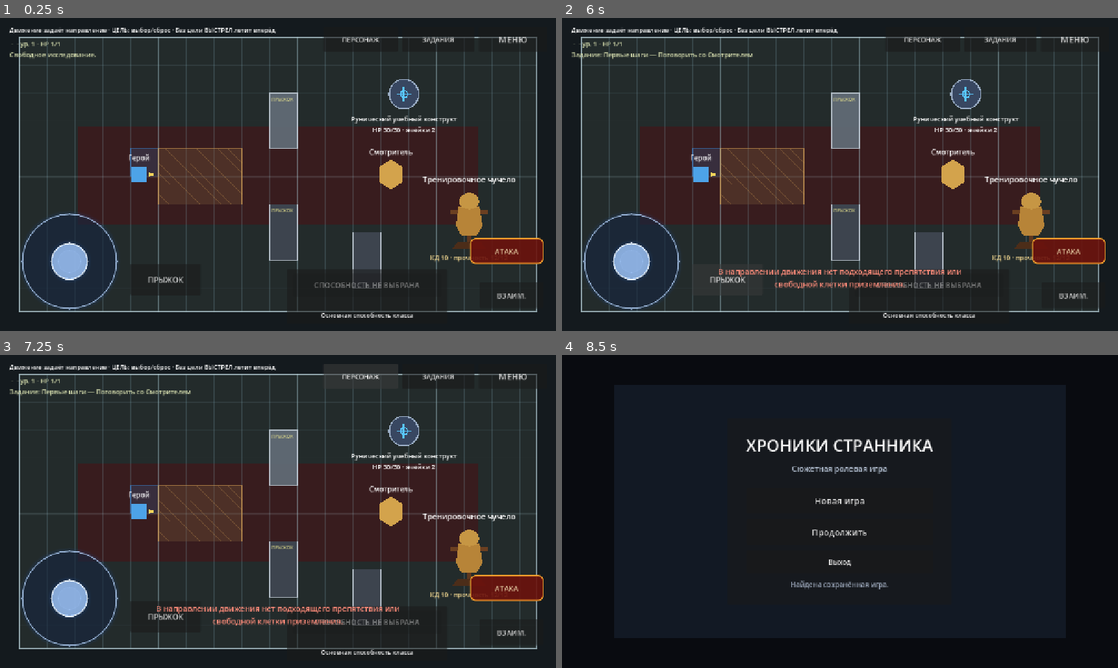
Above: before the commit, frames 1-4 (two rows, left to right).
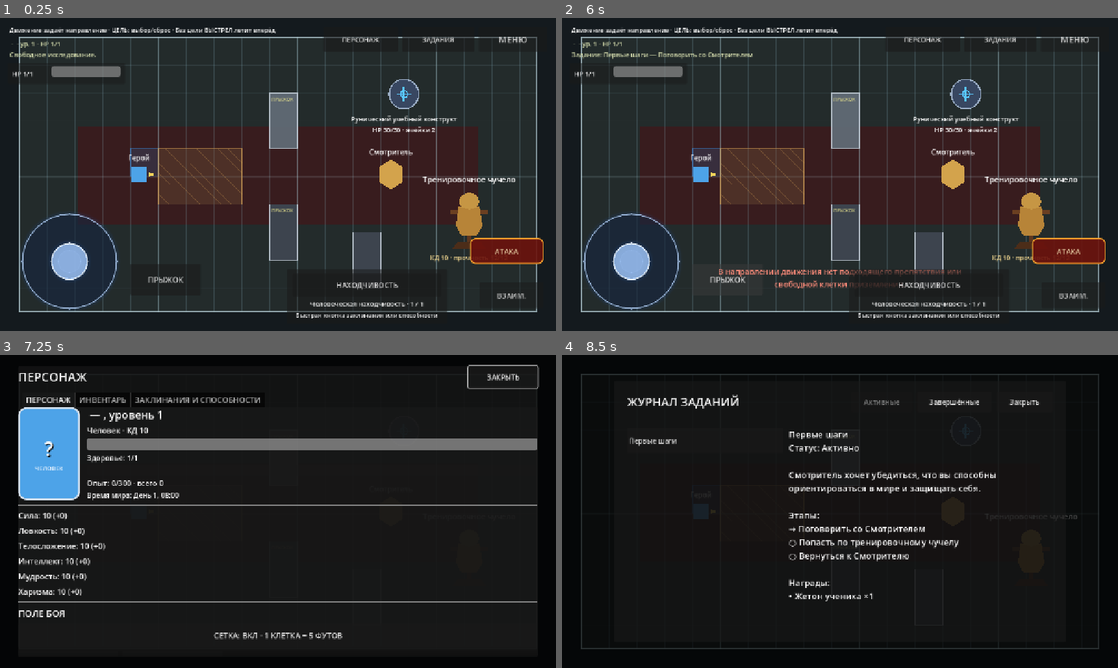
Above: after the commit, the same moments.

Repository: eretenkodaniil16-rgb/rpg-project
Game: Godot game, scene res://scenes/game/game.tscn
Same seed, same stepped clock (60 frames per second), same inputs: the game is played once before the commit and once after it. This scene is started directly instead of the project's main scene.
Inputs (mouse positions are in pixels of both pictures, inside the frame that each line leads up to):
- Up to frame 1 (0.25 s): no input
- Up to frame 2 (6 s): click "ВЗАИМ." at 0.5 s; click "МЕНЮ" at 1.25 s; click "Новая игра" at 2 s; click "В главное меню" at 2.75 s; click "Новая игра" at 3.5 s; click "В меню" at 4.25 s; click "Продолжить" at 5 s; click "ПРЫЖОК" at 5.75 s
- Up to frame 3 (7.25 s): click "ПЕРСОНАЖ" at 6.5 s
- Up to frame 4 (8.5 s): click (1062, 376) at 7.25 s, where only the run after the commit has a clickable "ЗАКРЫТЬ"; click (1001, 376) at 8 s, where only the run after the commit has a clickable "ЗАДАНИЯ"

The runs differ from the first frame. In frame 1, 1.1% of the frame differs, in the area x 2-79%, y 14-96%; in frame 2, 1.5%; in frame 3, 47%, in the area x 1-98%, y 2-96%; in frame 4, 5.6%.
Error before the commit: Invalid access to property or key 'level_up_requested' on a base object of type 'Control (CharacterHubInventory)'. (res://scripts/game/game_feature_ui.gd:31)

Commit message:
refactor: использовать наследуемый Character Hub уровня

Diff:
--- a/scripts/game/game_feature_ui.gd
+++ b/scripts/game/game_feature_ui.gd
@@ -1,7 +1,7 @@
 extends "res://scripts/game/game_target_free_attacks.gd"
 
 const PREPARED_PANEL_SCRIPT: Script = preload("res://scripts/ui/prepared_action_panel.gd")
-const CHARACTER_HUB_SCRIPT: Script = preload("res://scripts/ui/character_hub_inventory.gd")
+const CHARACTER_HUB_SCRIPT: Script = preload("res://scripts/ui/character_hub_level_up.gd")
 const COMBAT_FEED_SCRIPT: Script = preload("res://scripts/ui/combat_event_feed.gd")
 const D20_OVERLAY_SCRIPT: Script = preload("res://scripts/ui/d20_roll_overlay.gd")
 const PLAYER_STATUS_HUD_SCRIPT: Script = preload("res://scripts/ui/player_status_hud.gd")
@@ -24,7 +24,7 @@
 	var old_sheet: CharacterSheet = _character_sheet
 	if old_sheet != null:
 		old_sheet.queue_free()
-	var hub: CharacterHubInventory = CHARACTER_HUB_SCRIPT.new() as CharacterHubInventory
+	var hub: CharacterHubLevelUp = CHARACTER_HUB_SCRIPT.new() as CharacterHubLevelUp
 	hub.name = "CharacterHub"
 	hub.rest_completed.connect(_on_rest_completed)
 	hub.prepared_action_changed.connect(_on_prepared_action_changed)
